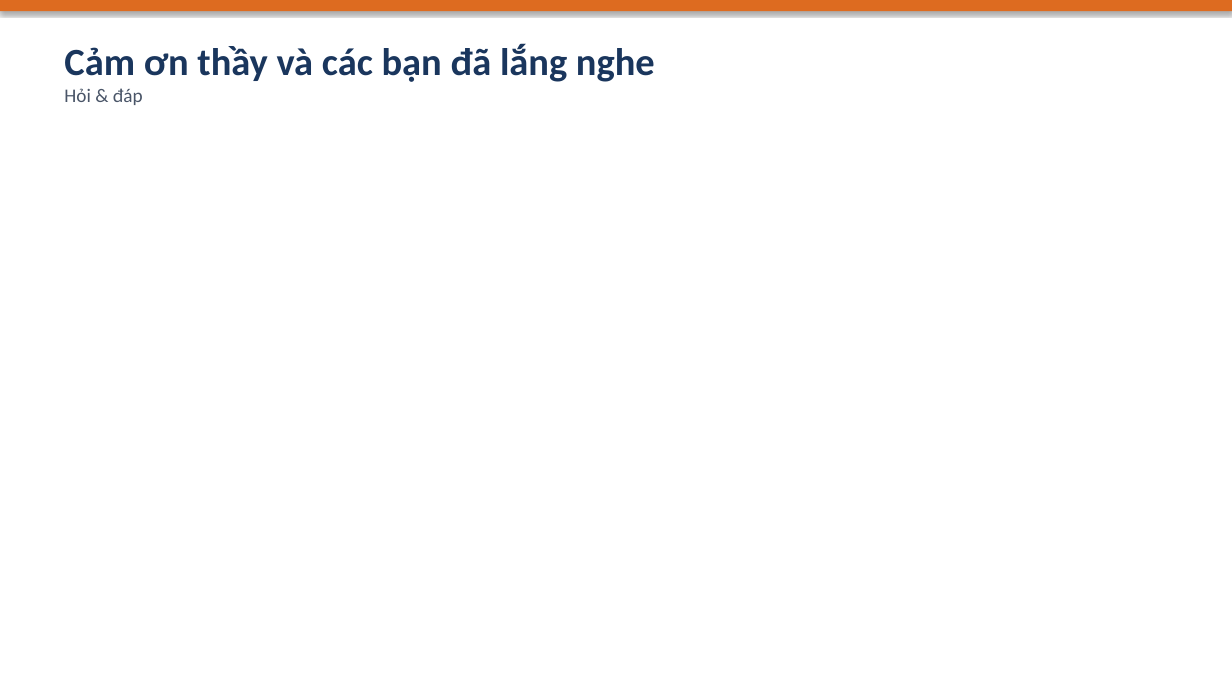
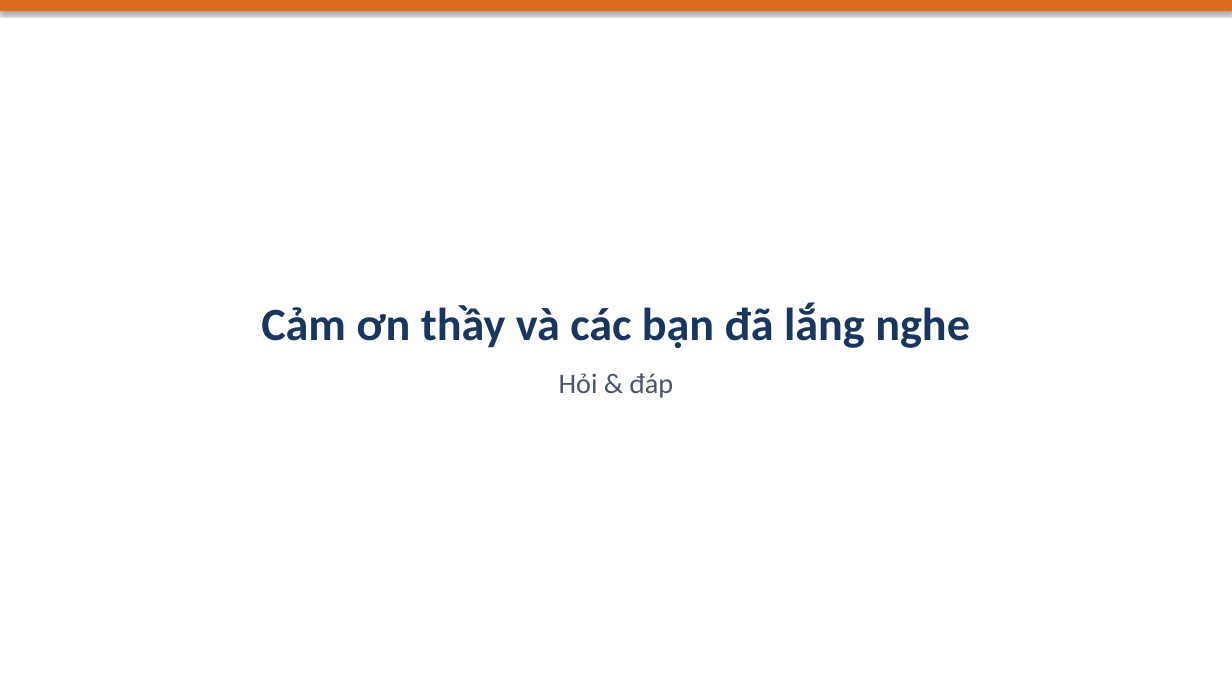
Before and after one commit to hoangdq08/uit-ohs-law-retrieval, a slide deck: slide 12 of reports/Slide_BaoCao_DoAn.pptx. Drawn at 1232x693 pixels with LibreOffice and Linux fonts; fonts in the diff are those of the drawing. Boxes give left, top, right and bottom in pixels: in the first picture for what was removed or moved away, otherwise in the second. Text is boxed around its words. In the diff, an @@ line names an element or a change of style, - is before the commit and + after.

Commit message:
style(slides): center the closing thank-you slide

```diff
--- a/reports/Slide_BaoCao_DoAn.pptx
+++ b/reports/Slide_BaoCao_DoAn.pptx
@@ text "Cảm ơn thầy và các ...": place and size @@
-text "Cảm ơn thầy và các ..." at box(64, 43, 655, 105)
+text "Cảm ơn thầy và các ..." at box(261, 302, 970, 398)
@@ text "Cảm ơn thầy và các ..." at box(261, 302, 970, 398): size 30 to 36 pt in "Cảm ơn thầy và các bạn đã ..."; size 15 to 22 pt in "Hỏi & đáp"; alignment left to centre; more space between paragraphs; vertical alignment top to middle @@
```
Also in this commit, not shown: 1 other file.
